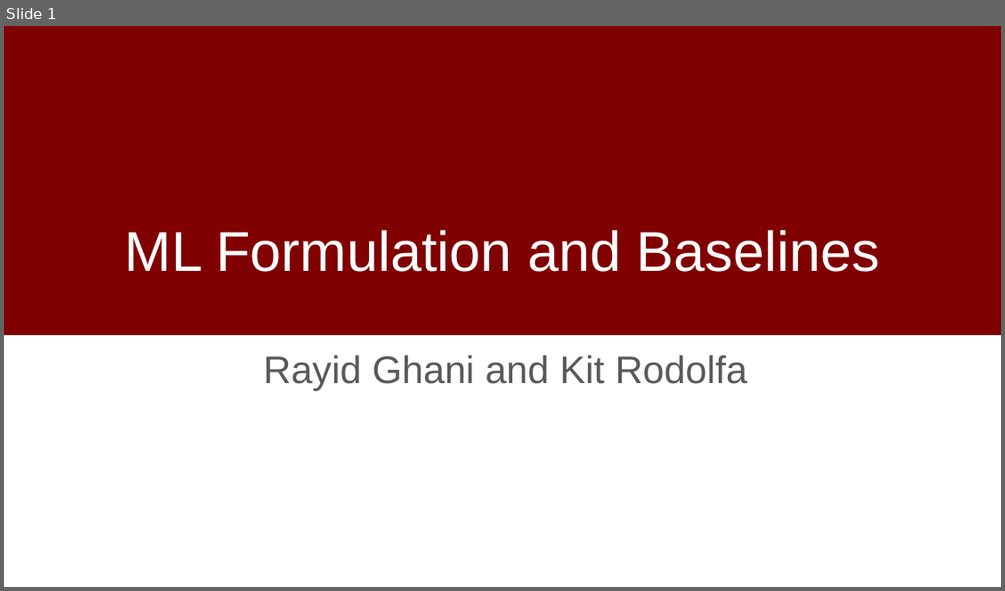
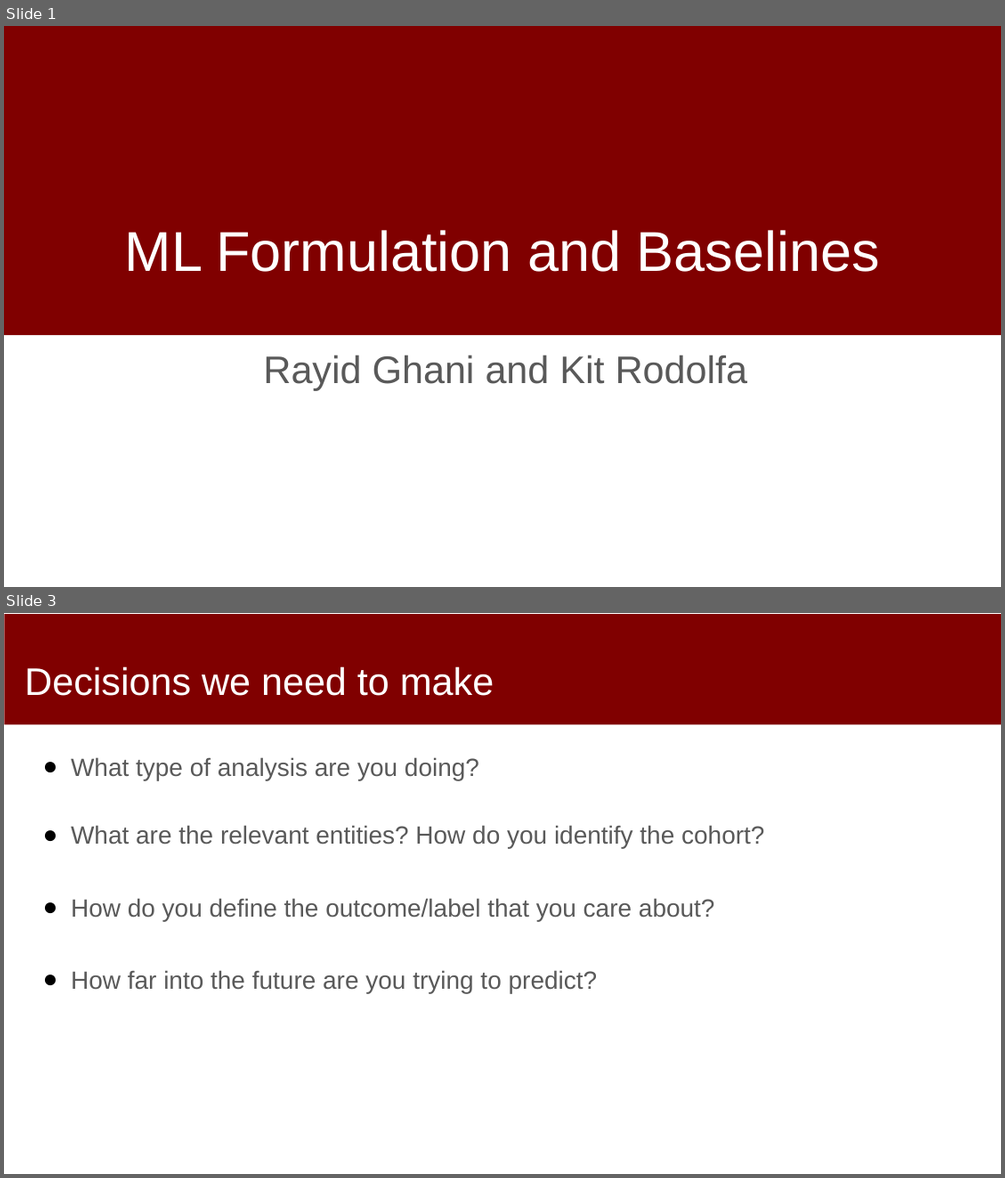
Before and after one commit to dssg/mlforpublicpolicylab, a slide deck: 03 - Data Exploration, Analytical Formulation, and Baselines/formulation-and-baselines.pptx. Shown one above the other, each under a label of ours: slide 1 before the commit, slides 1 and 3 after it; the slides between them are not shown. The pictures are 1005x591 and 1005x1178 pixels, drawn with LibreOffice and Linux fonts; fonts in the diff are those of the drawing; background and template pictures are left out. Boxes give left, top, right and bottom in pixels: in the first picture for what was removed or moved away, otherwise in the second. Text is boxed around its words. In the diff, an @@ line names an element or a change of style, - is before the commit and + after.

```diff
--- a/03 - Data Exploration, Analytical Formulation, and Baselines/formulation-and-baselines.pptx
+++ b/03 - Data Exploration, Analytical Formulation, and Baselines/formulation-and-baselines.pptx
@@ slide 3 added at [4, 613, 1001, 1174], background #FFFFFF @@
@@ rectangle added at [5, 614, 1001, 724], fill #800000 @@
@@ title added at [24, 666, 494, 696], 37 pt, text #FFFFFF @@
+Decisions we need to make
@@ text added at [71, 757, 764, 993], 24 pt, text #595959 @@
+● What type of analysis are you doing?
+● What are the relevant entities? How do you identify the cohort?
+● How do you define the outcome/label that you care about?
+● How far into the future are you trying to predict?
```
Also in this commit, not shown: 3 slides changed, 5 other slides added, 2 slides removed.
